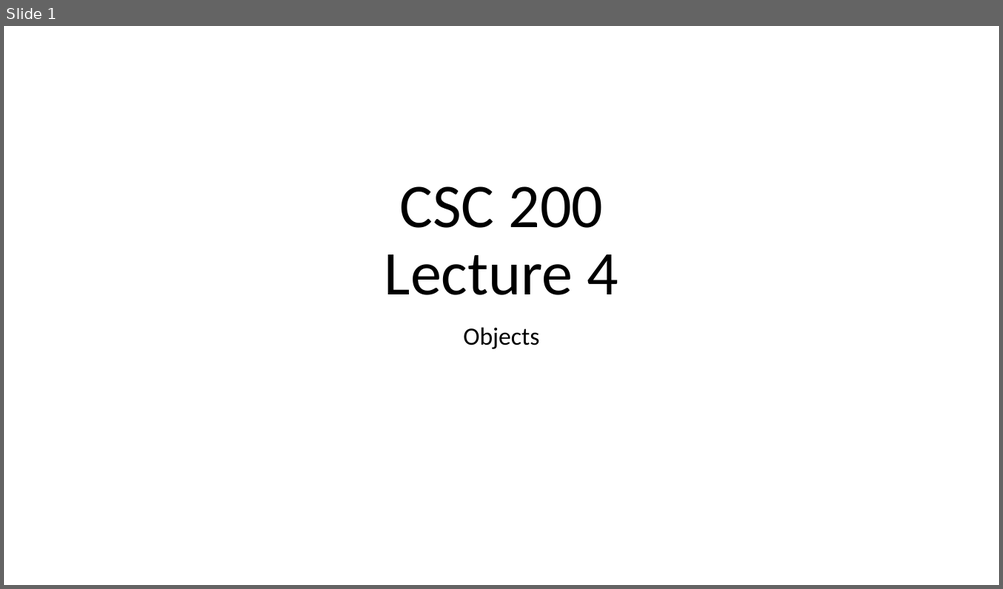
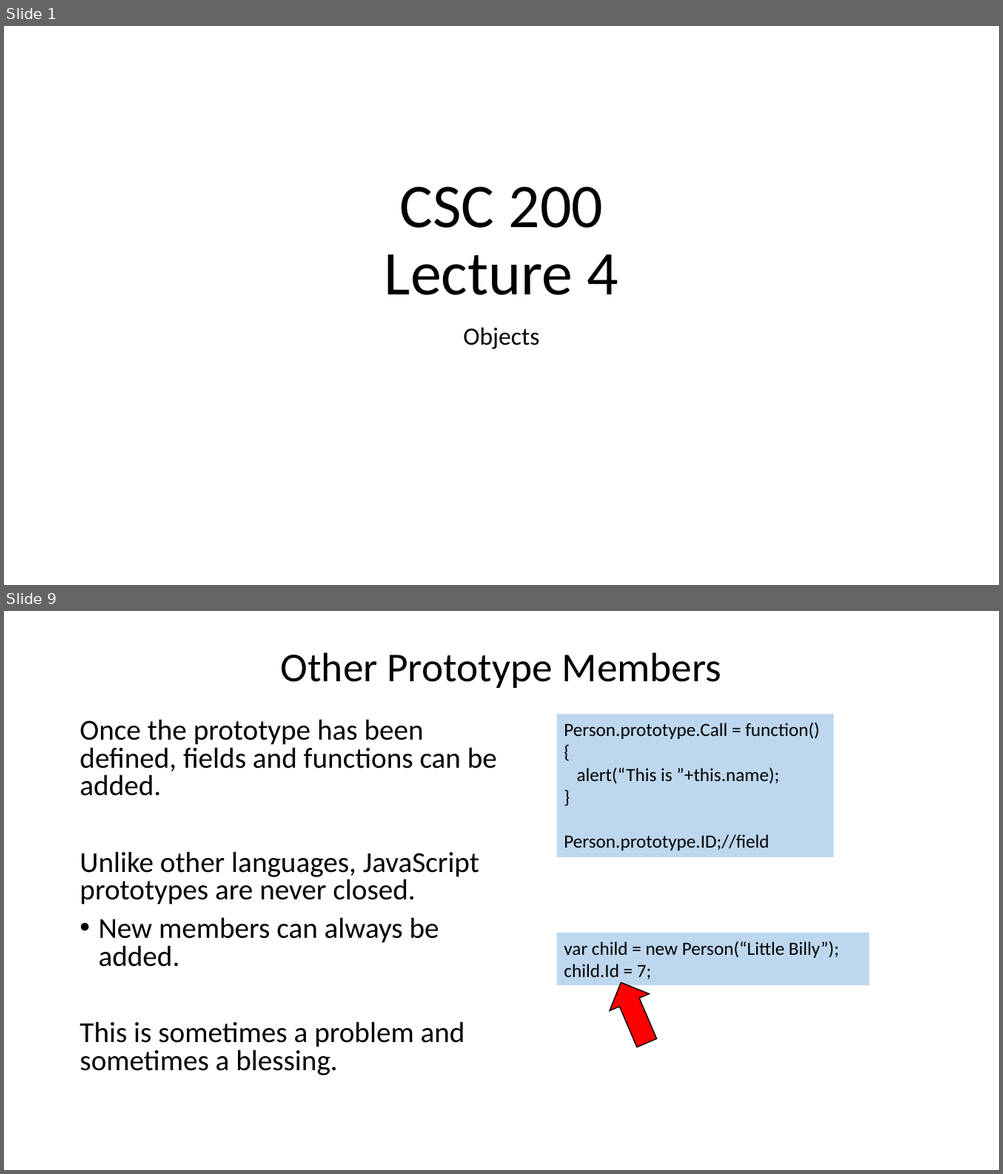
Before and after one commit to bsdillon/cs200_Spring2020, a slide deck: Lecture/Lect4-Objects.pptx. Shown one above the other, each under a label of ours: slide 1 before the commit, slides 1 and 9 after it; the slides between them are not shown. The pictures are 1003x589 and 1003x1174 pixels, drawn with LibreOffice and Linux fonts; fonts in the diff are those of the drawing. Boxes give left, top, right and bottom in pixels: in the first picture for what was removed or moved away, otherwise in the second. Text is boxed around its words. In the diff, an @@ line names an element or a change of style, - is before the commit and + after.

```diff
--- a/Lecture/Lect4-Objects.pptx
+++ b/Lecture/Lect4-Objects.pptx
@@ slide 9 added at <box>4,611,999,1170</box>, background #FFFFFF @@
@@ title added at <box>281,652,722,688</box>, 39.6 pt, text #000000 @@
+Other Prototype Members
@@ text added at <box>79,719,497,1076</box>, 28 pt, text #000000 @@
+Once the prototype has been defined, fields and functions can be added.
+Unlike other languages, JavaScript prototypes are never closed.
+• New members can always be added.
+This is sometimes a problem and sometimes a blessing.
@@ rectangle added at <box>557,714,834,857</box>, fill #BDD7EE, 18 pt, text #000000 @@
+Person.prototype.Call = function()
+{
+alert(“This is ”+this.name);
+}
+Person.prototype.ID;//field
@@ rectangle added at <box>557,934,870,986</box>, fill #BDD7EE, 18 pt, text #000000 @@
+var child = new Person(“Little Billy”);
+child.Id = 7;
@@ right arrow added at <box>601,974,666,1052</box>, fill #FF0000, outline #000000 1 pt @@
```
Also in this commit, not shown: 11 other slides added, 1 slide removed.
